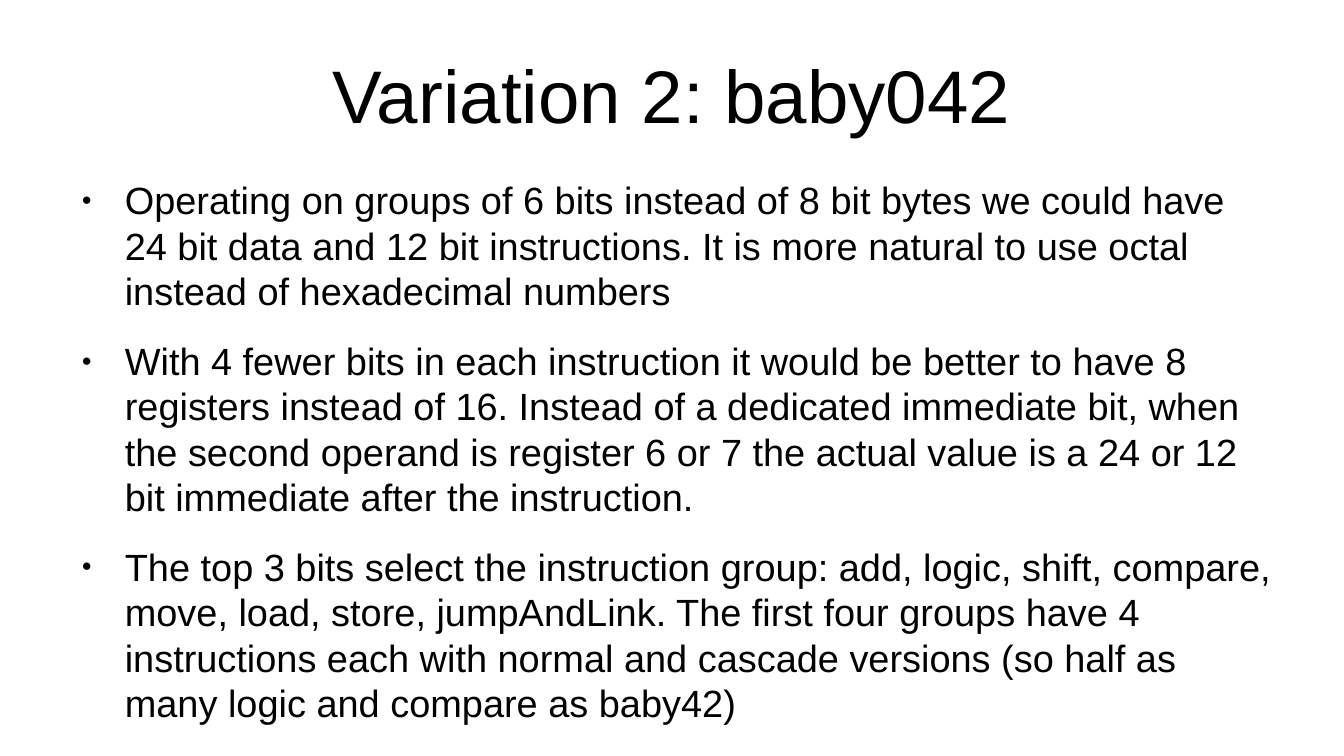
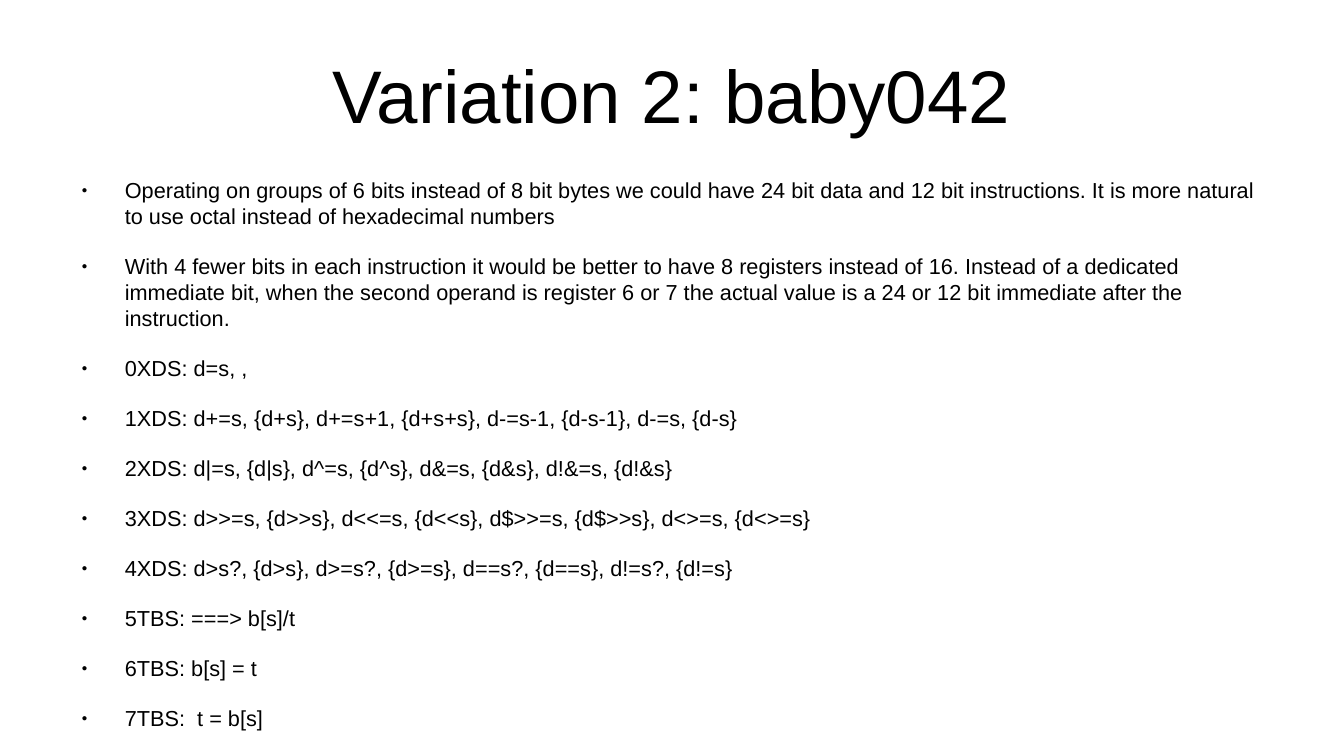
Before and after one commit to jeceljr/baby42, a slide deck: slide 35 of doc/baby42_slides.odp. Drawn at 1344x756 pixels with LibreOffice and Linux fonts; fonts in the diff are those of the drawing. Boxes give left, top, right and bottom in pixels: in the first picture for what was removed or moved away, otherwise in the second. Text is boxed around its words. In the diff, an @@ line names an element or a change of style, - is before the commit and + after.

Commit message:
brackets in store byte example and more explicit baby042 encoding

```diff
--- a/doc/baby42_slides.odp
+++ b/doc/baby42_slides.odp
@@ text at box(125, 182, 1253, 327): size 22.4 to 12.8 pt in "Operating on groups of 6 bits instead ...", "With 4 fewer bits in each instruction ..." @@
@@ text at box(125, 360, 810, 631): text changed; size 22.4 to 12.8 pt @@
-● The top 3 bits select the instruction group: add, logic, shift, compare, move, load, store, jumpAndLink. The first four groups have 4 instructions each with normal and cascade versions (so half as many logic and compare as baby42)
+● 0XDS: d=s, ,
+● 1XDS: d+=s, {d+s}, d+=s+1, {d+s+s}, d-=s-1, {d-s-1}, d-=s, {d-s}
+● 2XDS: d|=s, {d|s}, d^=s, {d^s}, d&=s, {d&s}, d!&=s, {d!&s}
+● 3XDS: d>>=s, {d>>s}, d<<=s, {d<<s}, d$>>=s, {d$>>s}, d<>=s, {d<>=s}
+● 4XDS: d>s?, {d>s}, d>=s?, {d>=s}, d==s?, {d==s}, d!=s?, {d!=s}
+● 5TBS: ===> b[s]/t
+● 6TBS: b[s] = t
+● 7TBS: t = b[s]
```
Also in this commit, not shown: 1 other slide changed, 1 other file.
